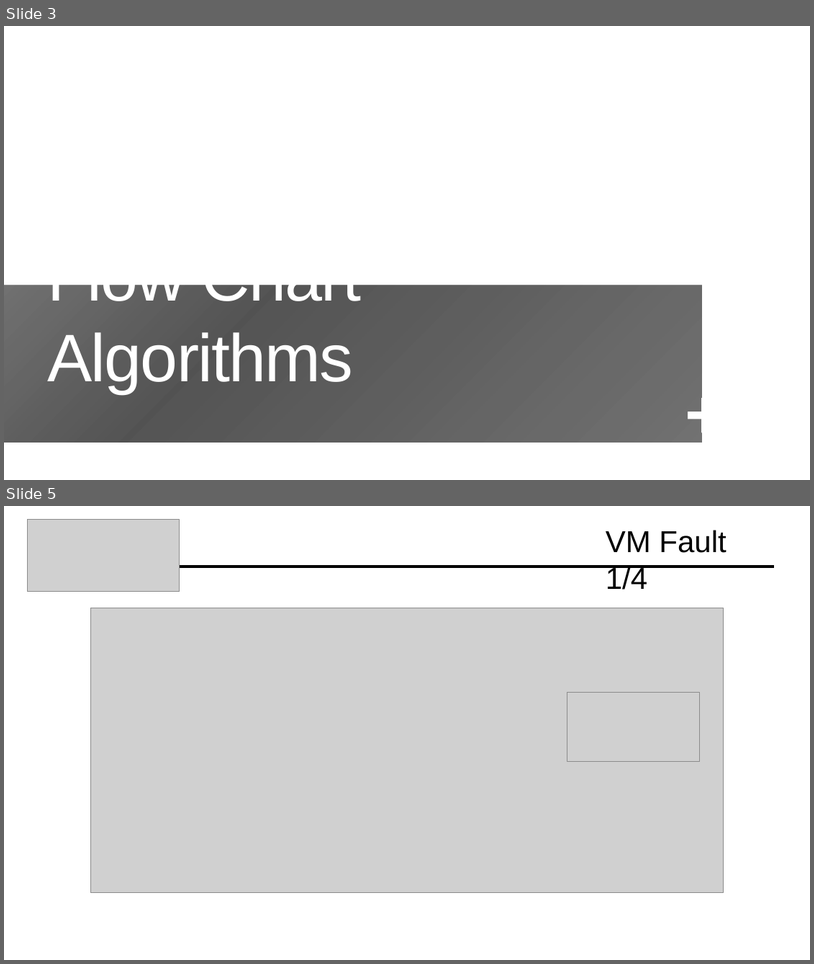
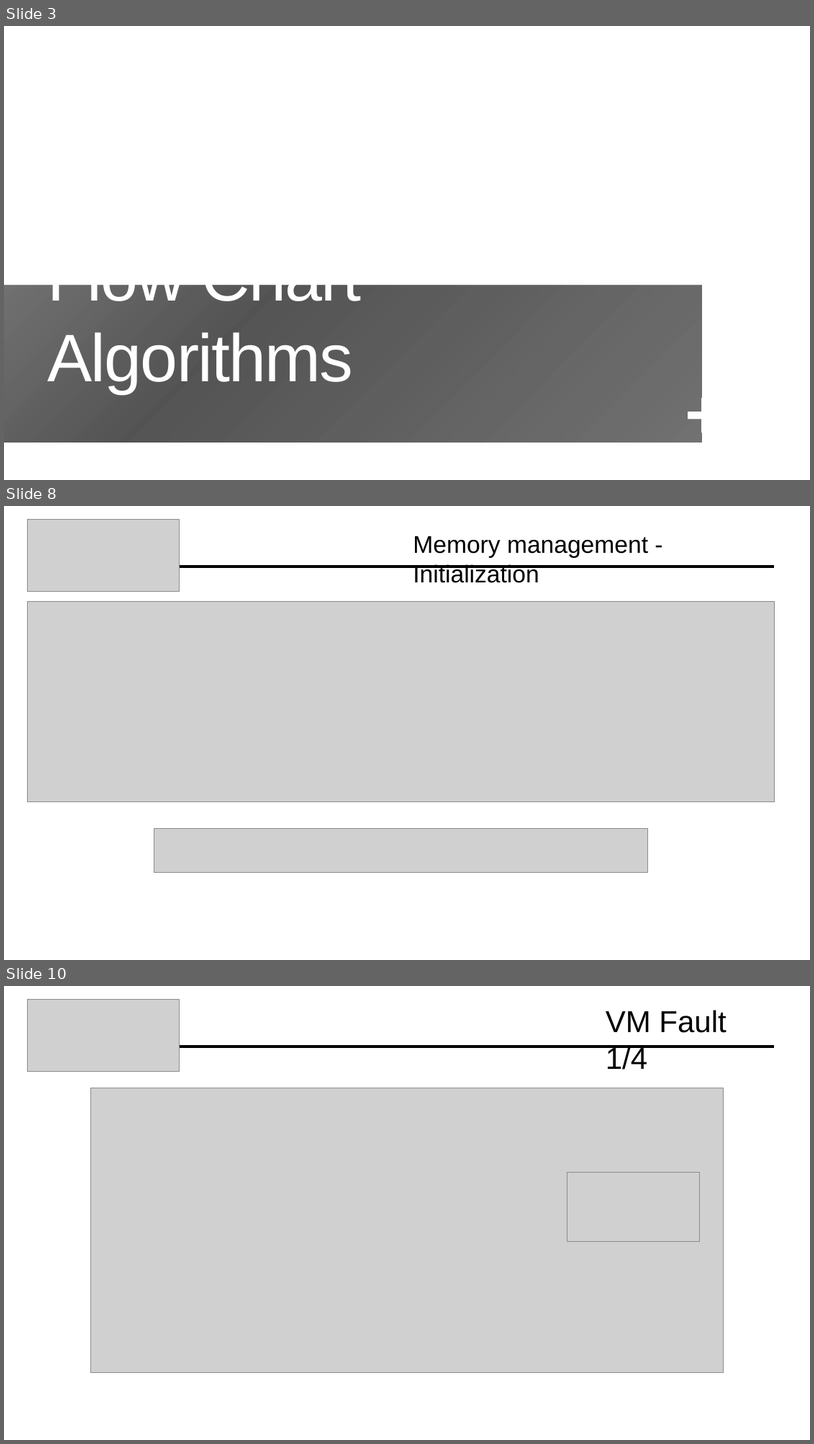
Before and after one commit to Davide619/OS161, a slide deck: Presentazione Progetto OS161.pptx. Shown one above the other, each under a label of ours: slides 3 and 5 before the commit, slides 3, 8 and 10 after it; the slides between them are not shown. The pictures are 814x964 and 814x1444 pixels, drawn with LibreOffice and Linux fonts; fonts in the diff are those of the drawing; grey boxes stand for pictures; background and template pictures are left out. Boxes give left, top, right and bottom in pixels: in the first picture for what was removed or moved away, otherwise in the second. Text is boxed around its words. In the diff, an @@ line names an element or a change of style, - is before the commit and + after.

```diff
--- a/Presentazione Progetto OS161.pptx
+++ b/Presentazione Progetto OS161.pptx
@@ slide 8 added at [4, 506, 810, 960], background #FFFFFF @@
@@ picture added at [28, 519, 180, 591] @@
@@ title added at [413, 536, 648, 583], 28.8 pt, text #000000 @@
+Memory management - Initialization
@@ line added from (180, 566) to (774, 566), #000000 3 pt @@
@@ picture added at [28, 601, 774, 802] @@
@@ picture added at [154, 829, 648, 872] @@
@@ what was slide 5 is now slide 10 @@
```
Also in this commit, not shown: 1 slide changed, 4 other slides added, 4 other files.
